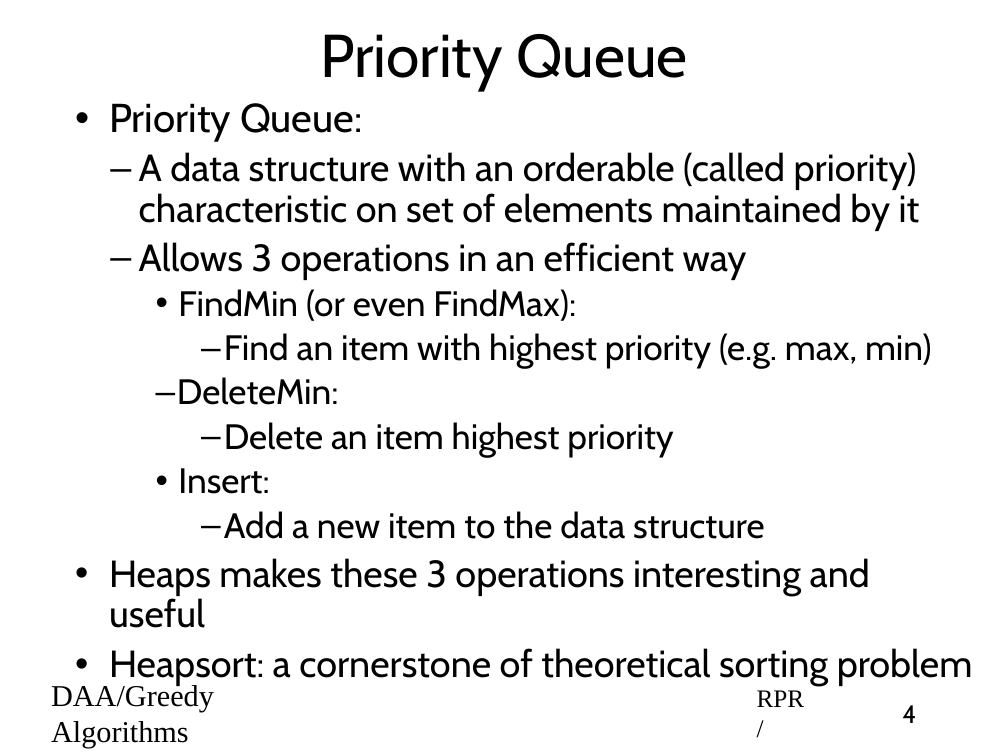
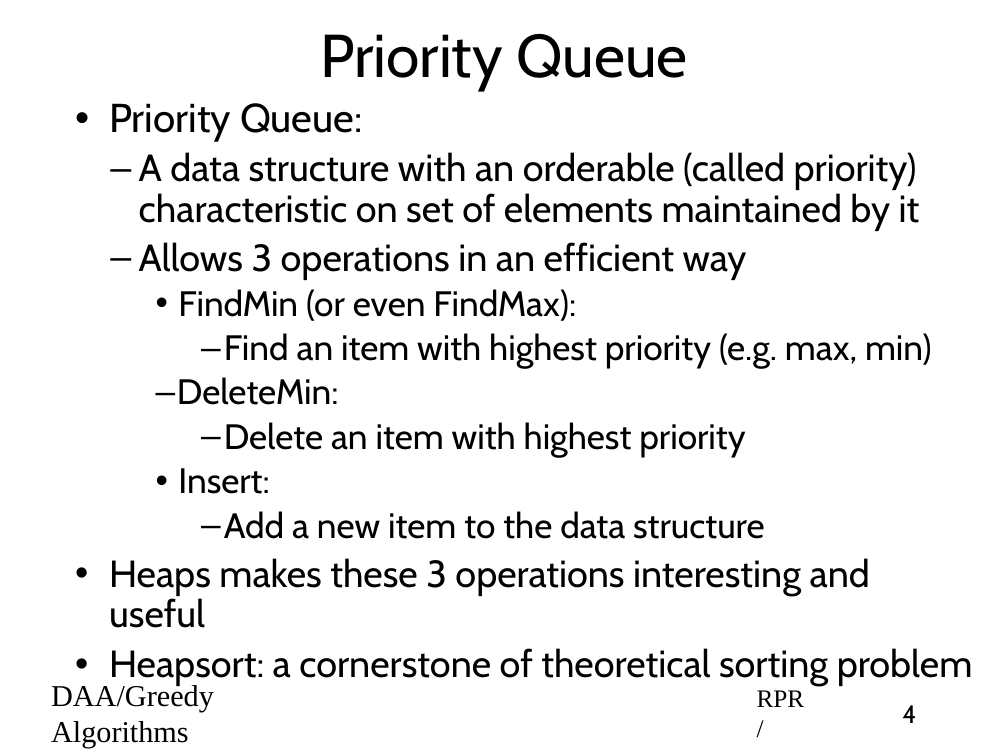
Before and after one commit to rprustagi/2019-17CS43-DAA, a slide deck: slide 4 of Slides-RPR/2019-H1-DAA-L28-Greedy-Algo-Heapsort.pptx. Drawn at 1008x756 pixels with LibreOffice and Linux fonts; fonts in the diff are those of the drawing. Boxes give left, top, right and bottom in pixels: in the first picture for what was removed or moved away, otherwise in the second. Text is boxed around its words. In the diff, an @@ line names an element or a change of style, - is before the commit and + after.

```diff
--- a/Slides-RPR/2019-H1-DAA-L28-Greedy-Algo-Heapsort.pptx
+++ b/Slides-RPR/2019-H1-DAA-L28-Greedy-Algo-Heapsort.pptx
@@ text at (224, 422, 745, 457): text changed @@
-      – Delete an item highest priority
+      – Delete an item with highest priority
```
Also in this commit, not shown: 8 other slides changed, 1 slide added, 2 other files.
